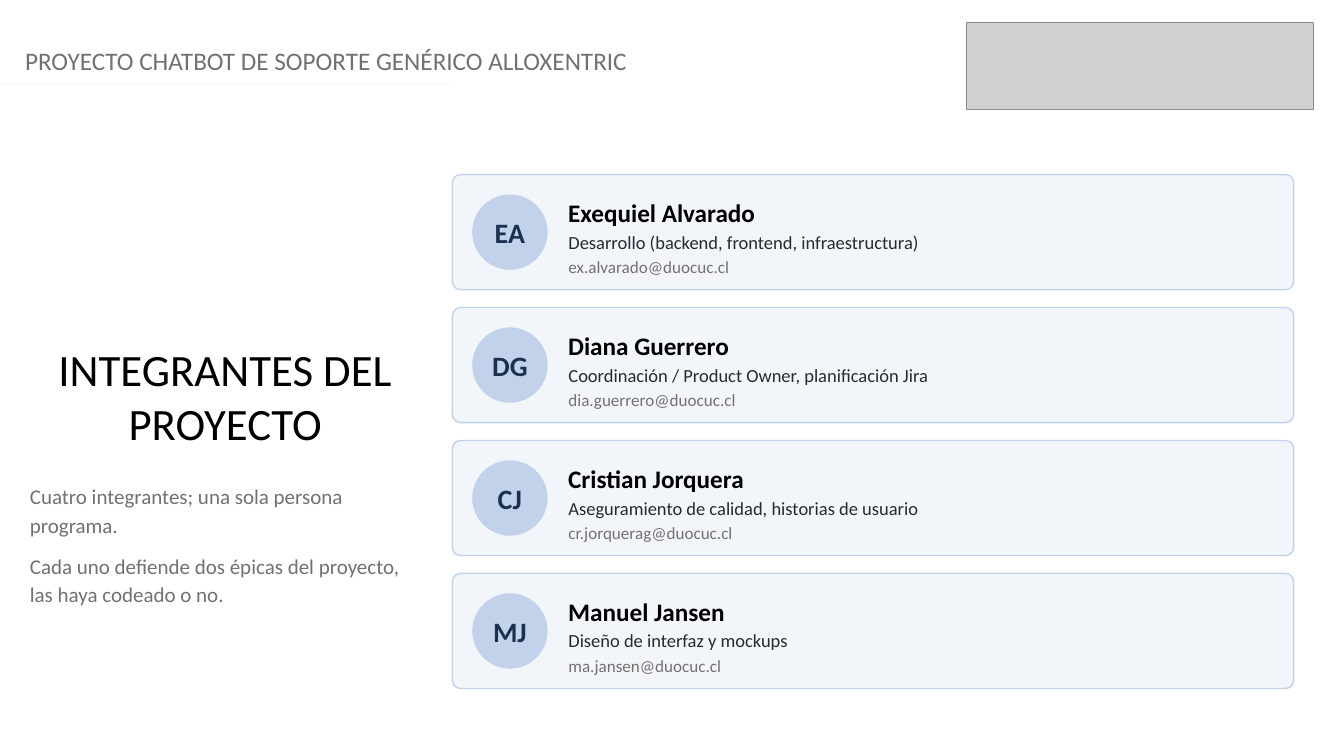
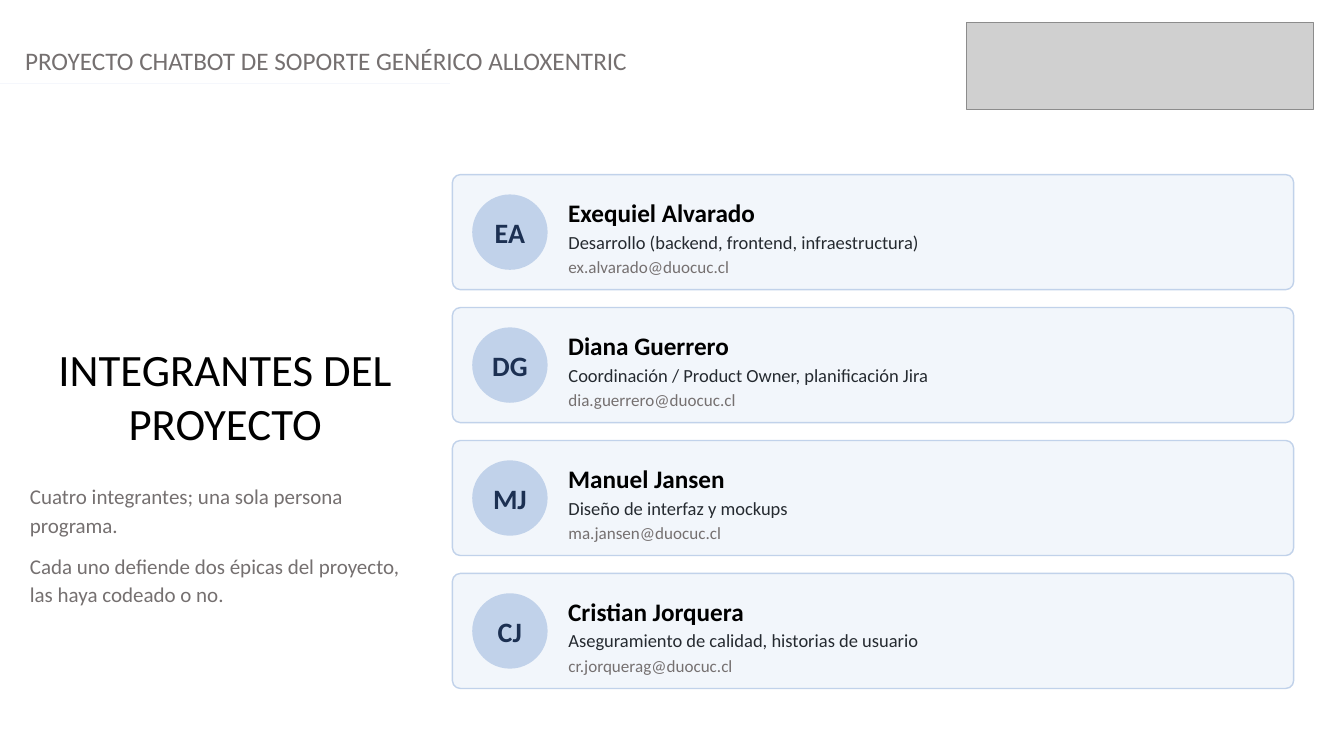
Before and after one commit to Exequiel-Alvarado/Capstone-Grupo-2-Chatbot-de-soporte-generico-Alloxentric, a slide deck: slide 2 of Fase 1 - Planificación/Grupal/Presentación Proyecto.pptx. Drawn at 1344x756 pixels with LibreOffice and Linux fonts; fonts in the diff are those of the drawing; grey boxes stand for pictures. Boxes give left, top, right and bottom in pixels: in the first picture for what was removed or moved away, otherwise in the second. Text is boxed around its words. In the diff, an @@ line names an element or a change of style, - is before the commit and + after.

```diff
--- a/Fase 1 - Planificación/Grupal/Presentación Proyecto.pptx
+++ b/Fase 1 - Planificación/Grupal/Presentación Proyecto.pptx
@@ text at (x1=568, y1=470, x2=724, y2=489): text changed @@
-Cristian Jorquera
+Manuel Jansen
@@ text in ellipse at (x1=493, y1=491, x2=527, y2=509): text changed @@
-CJ
+MJ
@@ text at (x1=568, y1=502, x2=788, y2=542): text changed @@
-Aseguramiento de calidad, historias de usuario
-cr.jorquerag@duocuc.cl
+Diseño de interfaz y mockups
+ma.jansen@duocuc.cl
@@ text in ellipse at (x1=498, y1=623, x2=522, y2=642): text changed @@
-MJ
+CJ
@@ text at (x1=568, y1=603, x2=744, y2=625): text changed @@
-Manuel Jansen
+Cristian Jorquera
@@ text at (x1=568, y1=634, x2=918, y2=675): text changed @@
-Diseño de interfaz y mockups
-ma.jansen@duocuc.cl
+Aseguramiento de calidad, historias de usuario
+cr.jorquerag@duocuc.cl
```
Also in this commit, not shown: 3 other slides changed, 15 other files.
